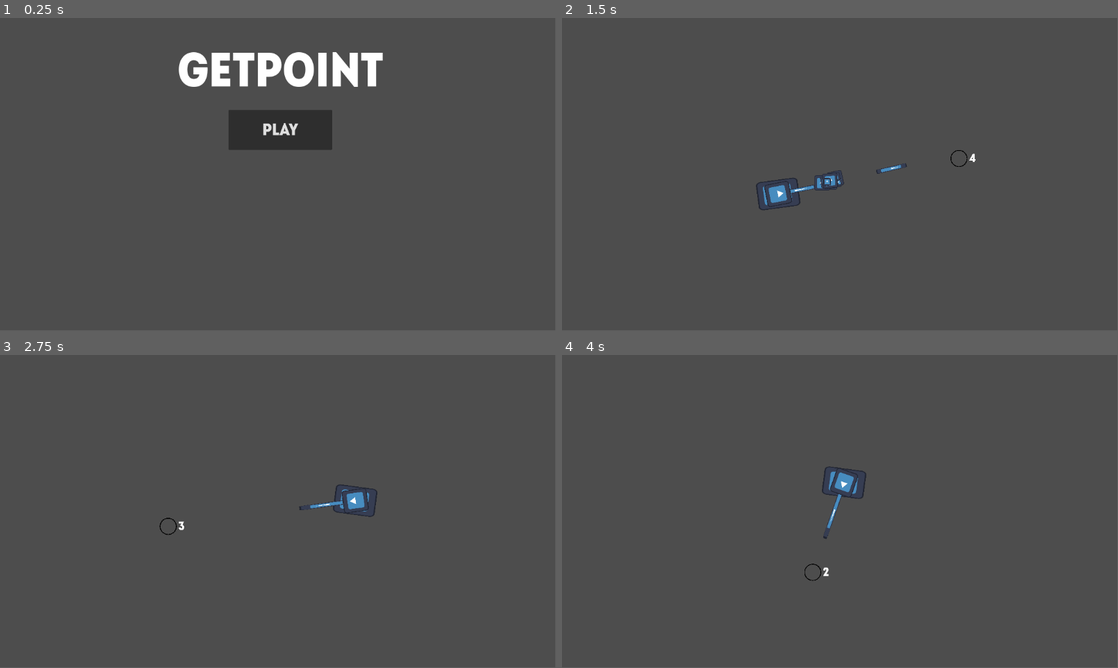
Above: before the commit, frames 1-4 (two rows, left to right).
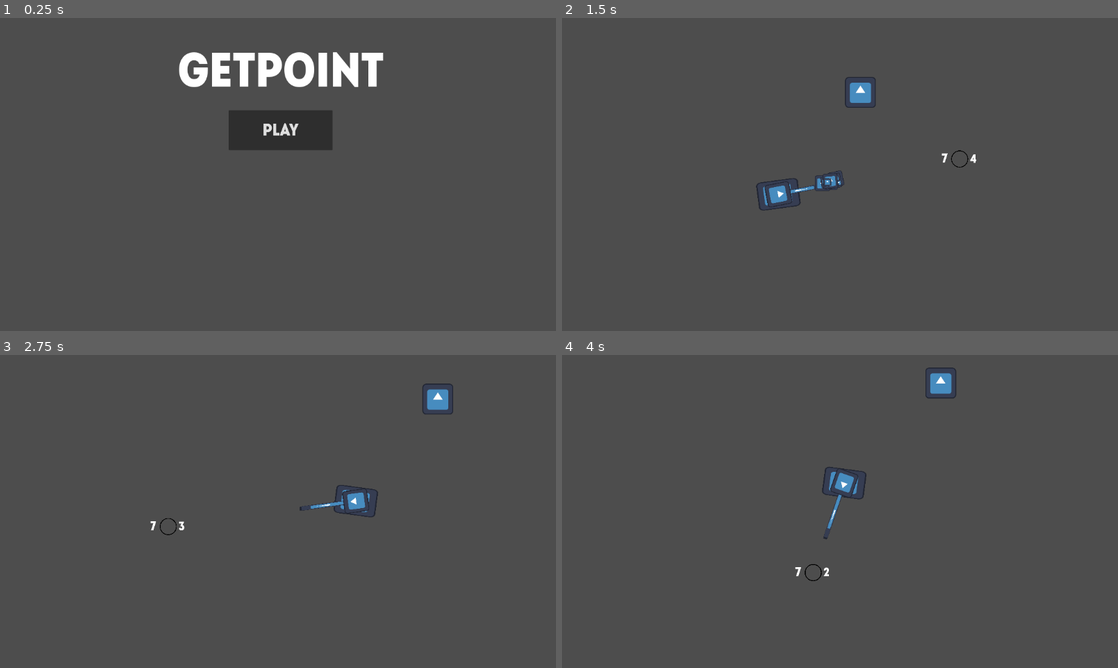
Above: after the commit, the same moments.

Repository: Yorni00/getpoint
Game: Godot game, scene res://Media/Scenes/menu.tscn
The game is run twice, just before and just after one commit, with the same random seed, the same clock (stepped at 60 frames per second) and the same inputs. The engine's default icon, where the game draws it, is replaced by a stand-in: a white triangle on a blue panel in a dark square.
Inputs (mouse positions are in pixels of both pictures, inside the frame that each line leads up to):
- Up to frame 1 (0.25 s): no input
- Up to frame 2 (1.5 s): click "Play" at 0.5 s; move the mouse to (962, 158) at 1.27 s; tap A (a) at 1.35 s; click (962, 158) at 1.42 s
- Up to frame 3 (2.75 s): tap D (d) at 1.55, 2.1 s; move the mouse to (166, 527) at 2.02 s; click (166, 527) at 2.3 s
- Up to frame 4 (4 s): move the mouse to (895, 442) at 2.77 s; hold S (s) 2.78-3.53 s; click (895, 442) at 2.85 s; move the mouse to (812, 574) at 3.52 s; tap S (s) at 3.6 s; click (812, 574) at 3.67 s; tap W (w) at 3.8 s
In our replay, the window is 799x449 before the commit and 800x450 after it. These sizes can differ from the game's own. Grey fills any space a smaller window leaves; there, only what the larger window draws over its background counts as a difference.

The runs differ from the first frame. In frame 1, 0.5% of the frame differs, in the area x 32-69%, y 10-43%; in frame 2, 0.6%, in the area x 35-75%, y 18-62%; in frame 3, 0.5%; in frame 4, 0.5%.

Commit message:
0.0.4.6

Diff:
--- /dev/null
+++ b/Media/Scenes/ammo_box_entity.tscn
@@ -0,0 +1,14 @@
+[gd_scene load_steps=3 format=3 uid="uid://cxpnx00lkcbg2"]
+
+[ext_resource type="Texture2D" uid="uid://bcl5mka8ijb4d" path="res://icon.svg" id="1_c5okb"]
+
+[sub_resource type="RectangleShape2D" id="RectangleShape2D_3mhf1"]
+size = Vector2(128, 128)
+
+[node name="AmmoBoxEntity" type="StaticBody2D"]
+
+[node name="Collision" type="CollisionShape2D" parent="."]
+shape = SubResource("RectangleShape2D_3mhf1")
+
+[node name="Texture" type="Sprite2D" parent="."]
+texture = ExtResource("1_c5okb")
--- a/Media/Scenes/firstscene.tscn
+++ b/Media/Scenes/firstscene.tscn
@@ -1,8 +1,9 @@
-[gd_scene load_steps=4 format=3 uid="uid://dhq5pscl50o35"]
+[gd_scene load_steps=5 format=3 uid="uid://dhq5pscl50o35"]
 
 [ext_resource type="PackedScene" uid="uid://bqsjchjutrl6k" path="res://Media/Scenes/player.tscn" id="1_8ri14"]
 [ext_resource type="Script" path="res://Media/Scripts/firstscene.gd" id="1_bopbu"]
 [ext_resource type="PackedScene" uid="uid://cjqv224r2w2ou" path="res://Media/Scenes/nav_reg.tscn" id="3_ey4bo"]
+[ext_resource type="PackedScene" uid="uid://cxpnx00lkcbg2" path="res://Media/Scenes/ammo_box_entity.tscn" id="4_emoif"]
 
 [node name="firstscene" type="Node2D"]
 script = ExtResource("1_bopbu")
@@ -241,6 +242,9 @@
 offset_bottom = 599.0
 text = "Delete"
 
+[node name="AmmoBoxEntity" parent="." instance=ExtResource("4_emoif")]
+position = Vector2(573, -109)
+
 [connection signal="pressed" from="Save" to="." method="_on_save_pressed"]
 [connection signal="pressed" from="Load" to="." method="_on_load_pressed"]
 [connection signal="pressed" from="Delete" to="." method="_on_delete_pressed"]
--- a/Media/Scenes/player.tscn
+++ b/Media/Scenes/player.tscn
@@ -1,9 +1,12 @@
-[gd_scene load_steps=5 format=3 uid="uid://bqsjchjutrl6k"]
+[gd_scene load_steps=6 format=3 uid="uid://bqsjchjutrl6k"]
 
 [ext_resource type="Script" path="res://Media/Scripts/player.gd" id="1_3aa3u"]
 [ext_resource type="Texture2D" uid="uid://bcl5mka8ijb4d" path="res://icon.svg" id="1_di22u"]
 [ext_resource type="Texture2D" uid="uid://d2t58qiwp3w06" path="res://Media/Images/0_krug-png_-2-tys-izobrazhenij-najdeno-v-YAndeks.Kartinkah.png" id="3_6vi0a"]
 [ext_resource type="FontFile" uid="uid://buxvl1pvd1gn8" path="res://Media/System/IntroDemoCond-BlackCAPS.otf" id="4_r2tei"]
+
+[sub_resource type="RectangleShape2D" id="RectangleShape2D_agc1v"]
+size = Vector2(176, 128)
 
 [node name="Player" type="CharacterBody2D"]
 script = ExtResource("1_3aa3u")
@@ -40,6 +43,11 @@
 
 [node name="Aim" type="Node2D" parent="."]
 
+[node name="Camera" type="Camera2D" parent="."]
+position = Vector2(233, 313)
+zoom = Vector2(0.5, 0.5)
+position_smoothing_enabled = true
+
 [node name="GUI" type="Control" parent="."]
 layout_mode = 3
 anchors_preset = 0
@@ -61,10 +69,26 @@
 scale = Vector2(8.82485, 8.82485)
 pivot_offset = Vector2(4.58049, 12.5963)
 theme_override_fonts/font = ExtResource("4_r2tei")
-theme_override_font_sizes/font_size = 114
+theme_override_font_sizes/font_size = 115
 text = "9"
 
-[node name="Camera" type="Camera2D" parent="."]
-position = Vector2(233, 313)
-zoom = Vector2(0.5, 0.5)
-position_smoothing_enabled = true
+[node name="L_a" type="Label" parent="GUI/Cursor"]
+editor_description = "Label cooldown
+Не лсд)"
+offset_left = -1280.0
+offset_top = -0.00012207
+offset_right = -1220.0
+offset_bottom = 147.0
+scale = Vector2(9.33756, 9.33756)
+pivot_offset = Vector2(27.3683, 84.924)
+theme_override_fonts/font = ExtResource("4_r2tei")
+theme_override_font_sizes/font_size = 115
+text = "9"
+
+[node name="Area" type="Area2D" parent="."]
+
+[node name="Collision" type="CollisionShape2D" parent="Area"]
+shape = SubResource("RectangleShape2D_agc1v")
+
+[connection signal="input_event" from="." to="." method="_on_input_event"]
+[connection signal="body_entered" from="Area" to="." method="_on_area_body_entered"]
--- a/Media/Scripts/IMS.gd
+++ b/Media/Scripts/IMS.gd
@@ -1,7 +1,7 @@
 # Independent Main Stage
 extends Node
 
-var test = "1937"
+
 
 func _process(delta):
 	if Input.is_action_just_pressed("esc"):
--- a/Media/Scripts/player.gd
+++ b/Media/Scripts/player.gd
@@ -10,6 +10,7 @@
 @onready var Cam = $Camera
 @onready var Cursor = $GUI/Cursor
 @onready var lcd = $GUI/Cursor/L_cd #Label cooldown
+@onready var la = $GUI/Cursor/L_a #Label ammos
 
 @export var cooldown = 0
 
@@ -19,6 +20,8 @@
 var Rotation_Speed = 2
 var Rotation_Direction = 0
 var rot_dif = 0 #Rotation difference
+
+var ammunition = 0
 
 func SLA(object, delta):
 	var direction = get_global_mouse_position()
@@ -42,12 +45,13 @@
 	get_parent().add_child(ei)
 
 func _ready():
-	pass
+	ammunition = 8
 
 
 func _process(delta):
 	Cursor.global_position = get_global_mouse_position()
 	lcd.text = str(cooldown/60)
+	la.text = str(ammunition)
 	if cooldown > 0:
 		cooldown -= 1
 	if true:
@@ -65,7 +69,8 @@
 			current_speed += 2
 		if not Input.is_action_pressed("w") and current_speed >= -max_speed/4 and Input.is_action_pressed("s"):
 			current_speed -= 2
-		if Input.is_action_just_pressed("lbc") and cooldown == 0:
+		if Input.is_action_just_pressed("lbc") and cooldown == 0 and ammunition > 0:
+			ammunition -= 1
 			spawn_bullet()
 			spawn_explosion()
 			$Turret/Texture/Barrel.position = Vector2($Turret/Texture/Barrel.position.x - 50,0)
@@ -85,3 +90,13 @@
 	movement()
 	rotation += Rotation_Direction * Rotation_Speed * delta
 	move_and_slide()
+
+
+
+
+func _on_input_event(viewport, event, shape_idx):
+	event.queue_free()
+
+
+func _on_area_body_entered(body):
+	body.queue_free()
--- a/project.godot
+++ b/project.godot
@@ -18,6 +18,11 @@
 [autoload]
 
 IMS="*res://Media/Scenes/ims.tscn"
+
+[display]
+
+window/stretch/mode="viewport"
+window/stretch/aspect="expand"
 
 [input]
 
Not shown, changed: export_presets.cfg
Not shown, added: builds/0.0.4.5.console.exe
Not shown, changed: builds/0.0.4.5.exe
